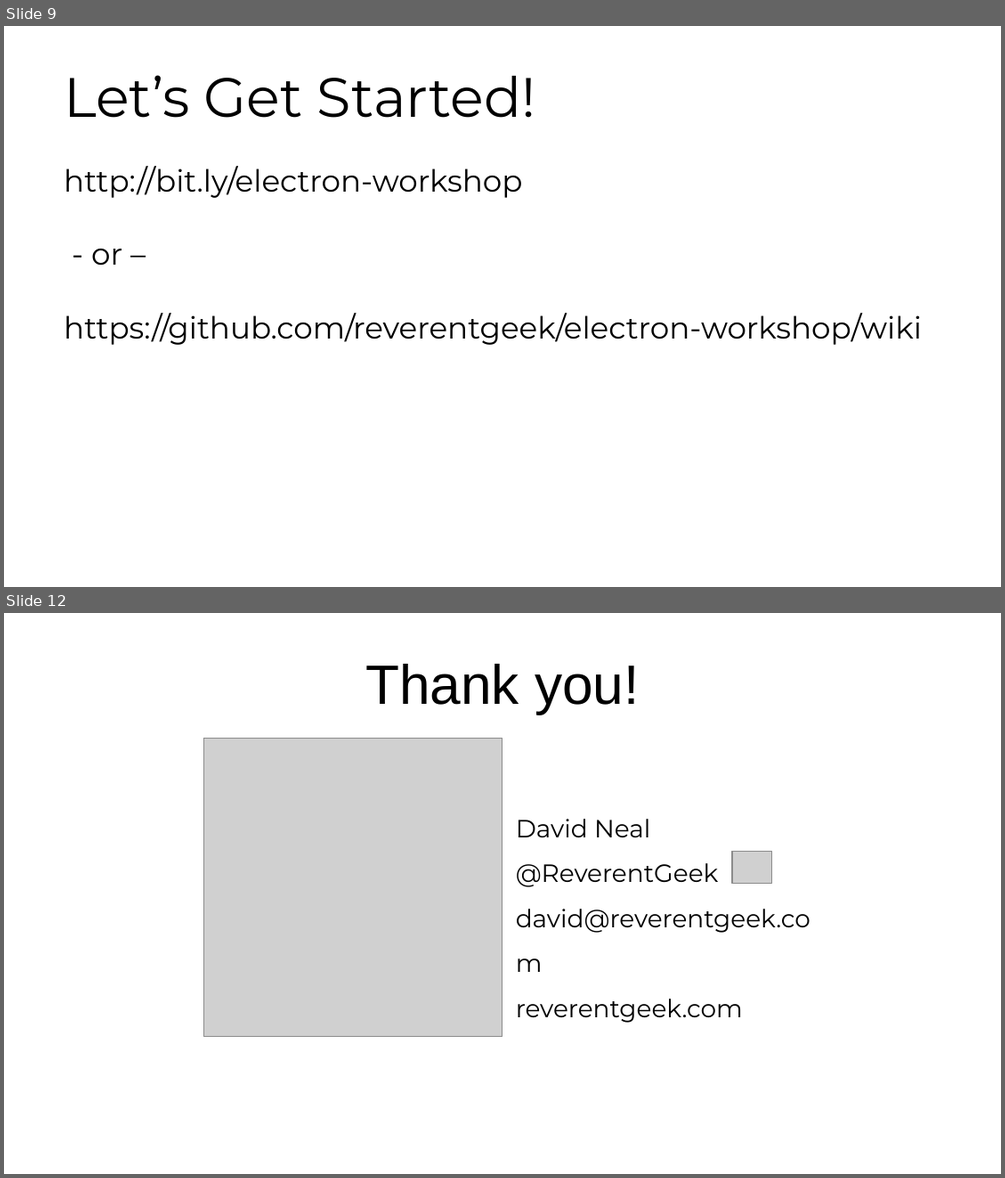
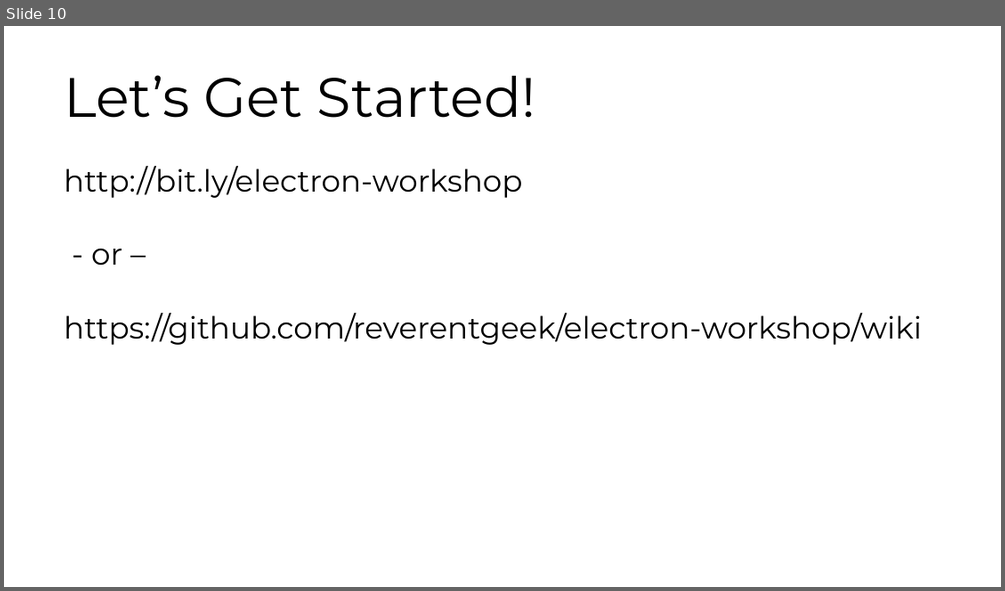
Before and after one commit to reverentgeek/electron-workshop, a slide deck: Electron Workshop.pptx. Shown one above the other, each under a label of ours: slides 9 and 12 before the commit, slide 10 after it; the slides between them are not shown. The pictures are 1005x1178 and 1005x591 pixels, drawn with LibreOffice and Linux fonts; fonts in the diff are those of the drawing; grey boxes stand for pictures. Boxes give left, top, right and bottom in pixels: in the first picture for what was removed or moved away, otherwise in the second. Text is boxed around its words. In the diff, an @@ line names an element or a change of style, - is before the commit and + after.

```diff
--- a/Electron Workshop.pptx
+++ b/Electron Workshop.pptx
@@ slide 12 removed at box(4, 613, 1001, 1174), background #FFFFFF @@
@@ title removed at box(365, 664, 639, 714) @@
-Thank you!
@@ picture removed at box(204, 738, 502, 1037) @@
@@ text removed at box(516, 819, 810, 1022) @@
-David Neal
-@ReverentGeek
-david@reverentgeek.com
-reverentgeek.com
@@ picture removed at box(732, 852, 771, 884) @@
@@ what was slide 9 is now slide 10 @@
```
Also in this commit, not shown: 4 slides added, 3 other slides removed, 1 other file.
